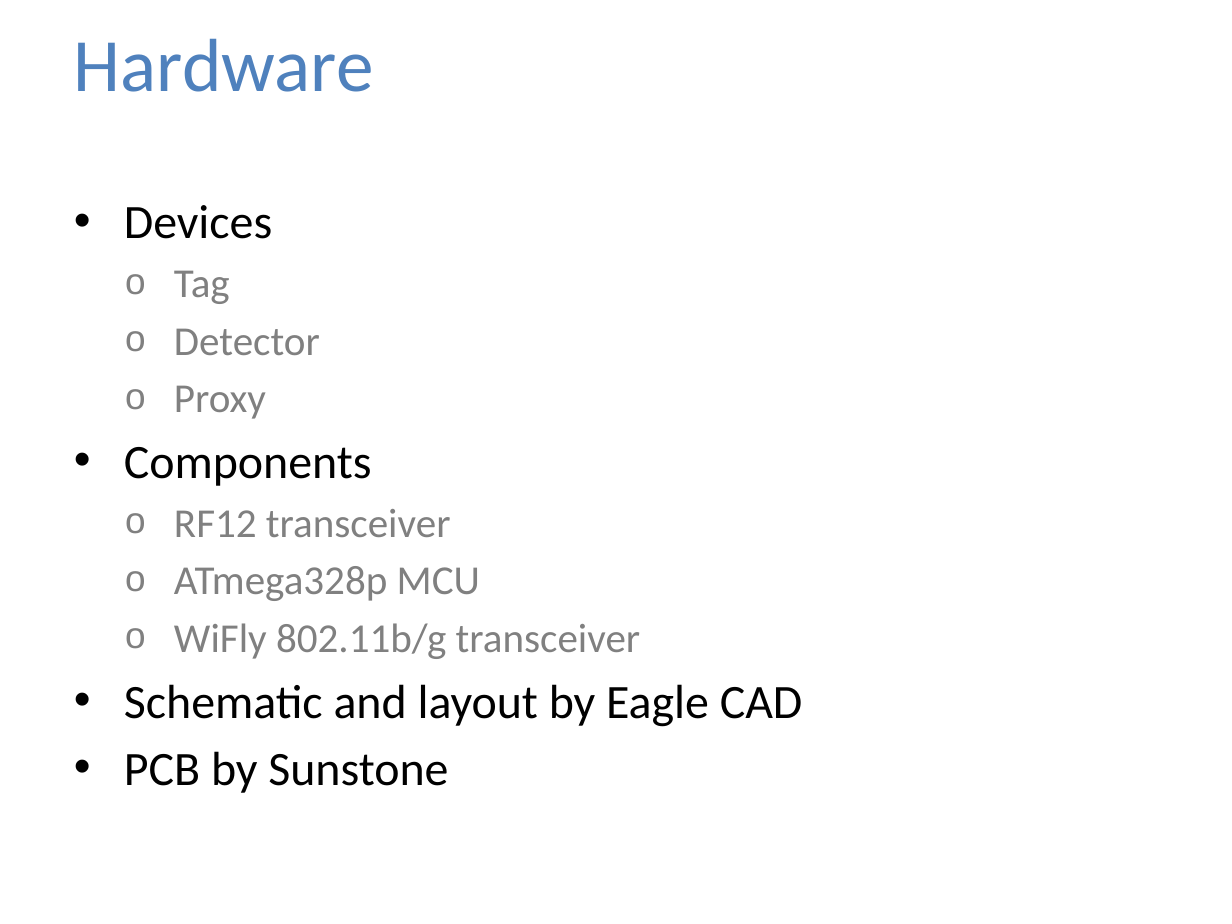
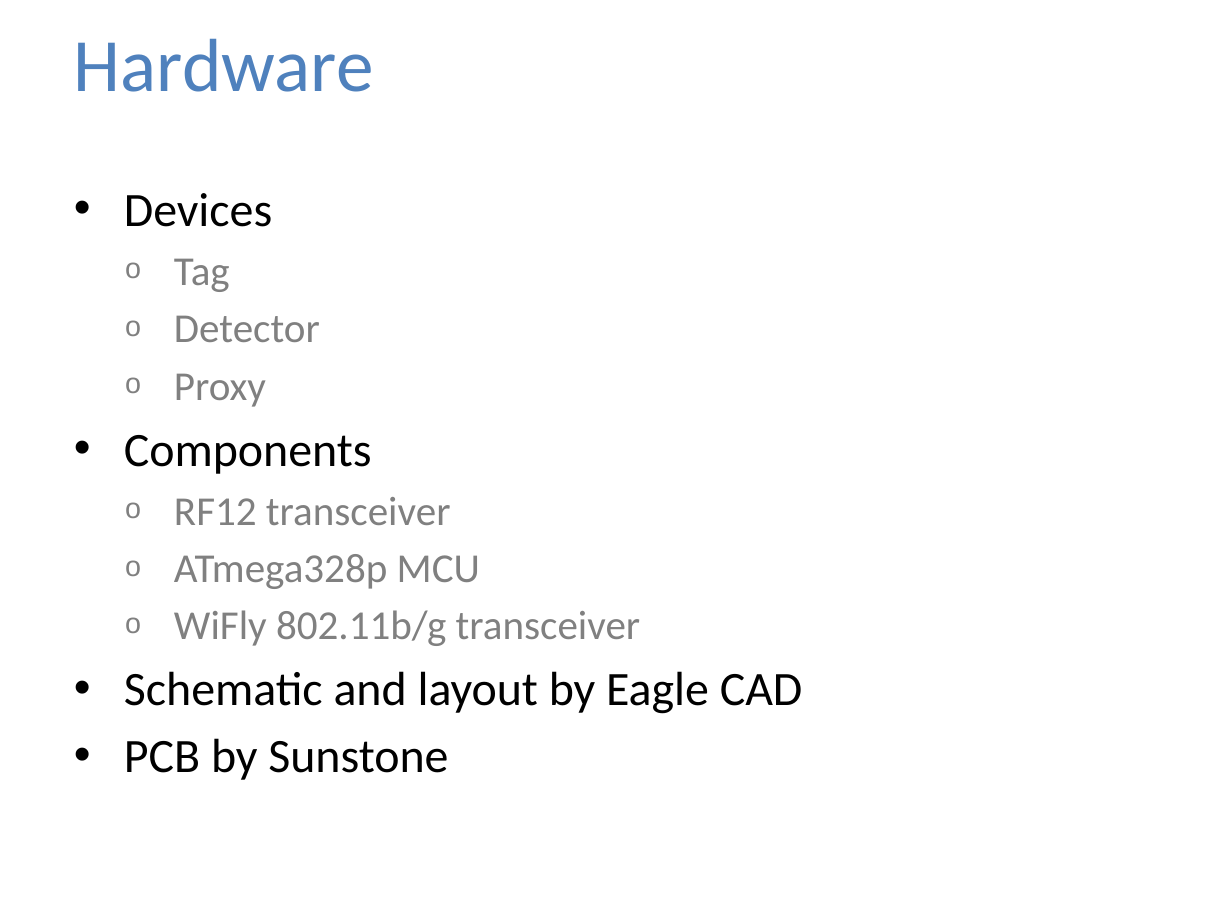
Before and after one commit to jolleekin/tiu-tracking, a slide deck: slide 5 of Docs/TIU_Tracking_Presentation_v1.pptx. Drawn at 1232x924 pixels with LibreOffice and Linux fonts; fonts in the diff are those of the drawing; background and template pictures are left out. Boxes give left, top, right and bottom in pixels: in the first picture for what was removed or moved away, otherwise in the second. Text is boxed around its words. In the diff, an @@ line names an element or a change of style, - is before the commit and + after.

```diff
--- a/Docs/TIU_Tracking_Presentation_v1.pptx
+++ b/Docs/TIU_Tracking_Presentation_v1.pptx
@@ text "Devices" moved from (x1=124, y1=205, x2=803, y2=793) to (x1=124, y1=193, x2=803, y2=780) @@
```
Also in this commit, not shown: 3 other slides changed, 10 slides added.
